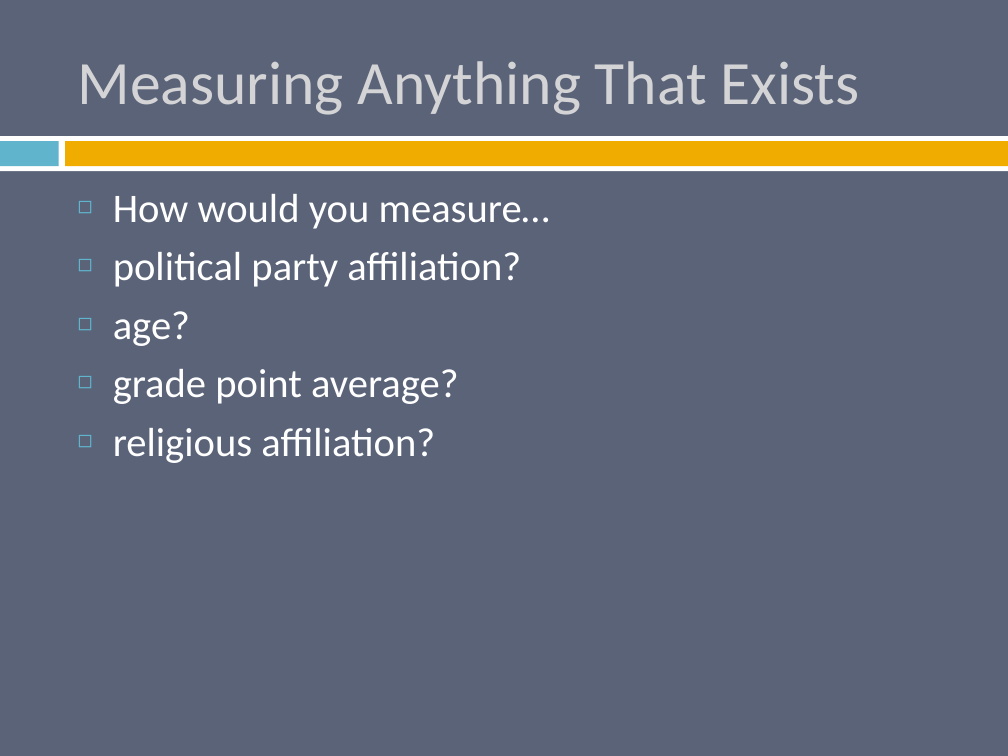
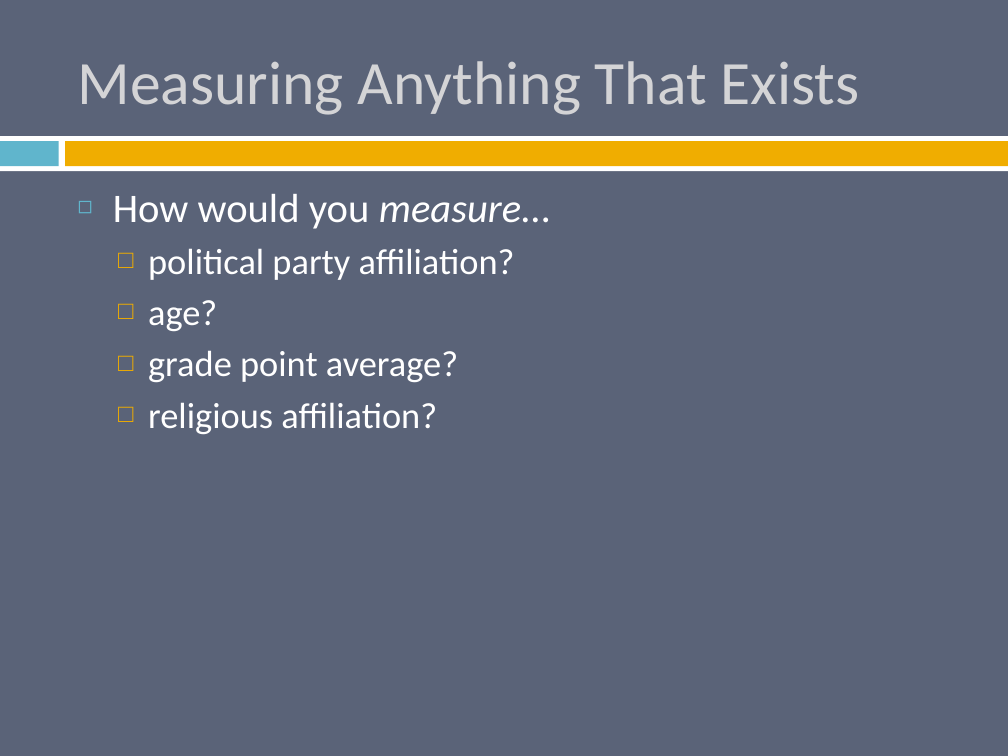
Before and after one commit to burrelvannjr/methods_csuf, a slide deck: slide 4 of ppts/2_Babbie_7e_PPT_ch_05.pptx. Drawn at 1008x756 pixels with LibreOffice and Linux fonts; fonts in the diff are those of the drawing. Boxes give left, top, right and bottom in pixels: in the first picture for what was removed or moved away, otherwise in the second. Text is boxed around its words. In the diff, an @@ line names an element or a change of style, - is before the commit and + after.

```diff
--- a/ppts/2_Babbie_7e_PPT_ch_05.pptx
+++ b/ppts/2_Babbie_7e_PPT_ch_05.pptx
@@ text "How would you measure…" at (x1=113, y1=194, x2=550, y2=434): italic on in "measure…"; size 29 to 26 pt in "political party affiliation?", "age?", "grade point average?", "religious affiliation?"; bullet ◻ to □; list level 1 to 2 in "political party affiliation?"; bullet colour #60B5CC to #F0AD00; list level 1 to 2 in "age?"; list level 1 to 2 in "grade point average?"; list level 1 to 2 in "religious affiliation?" @@
```
Also in this commit, not shown: 4 other slides changed, 6 other files.
